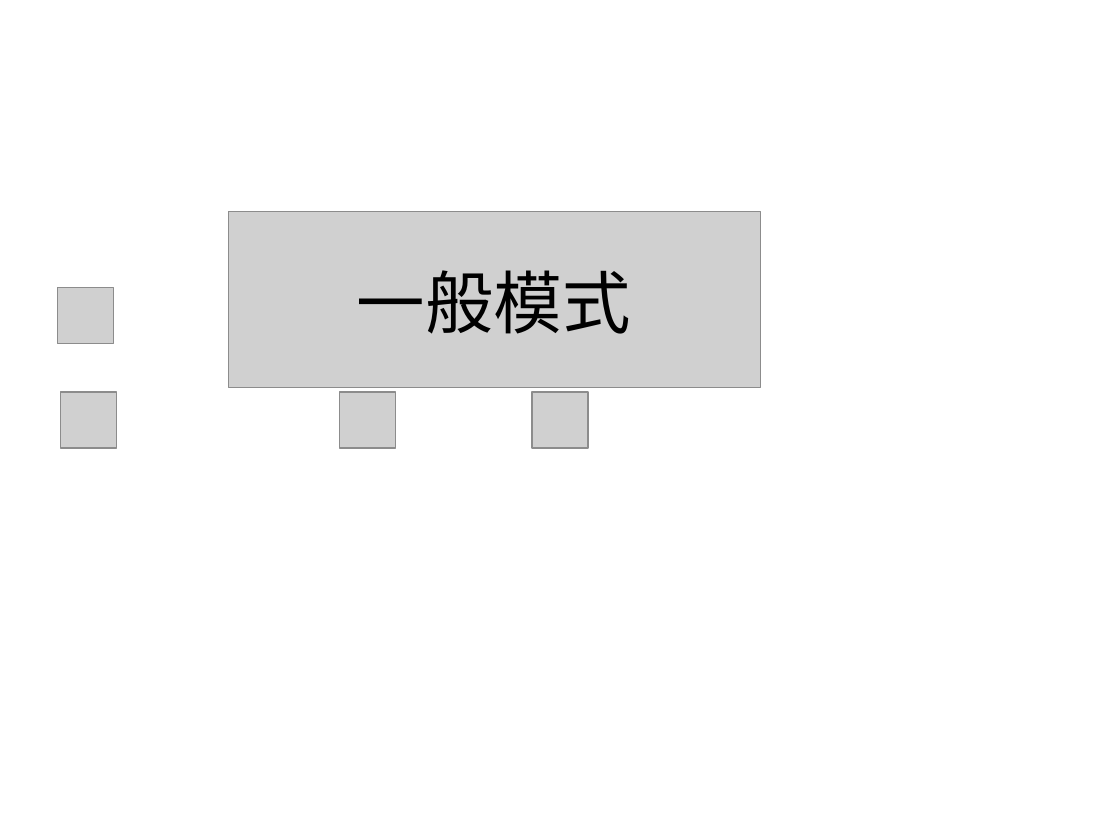
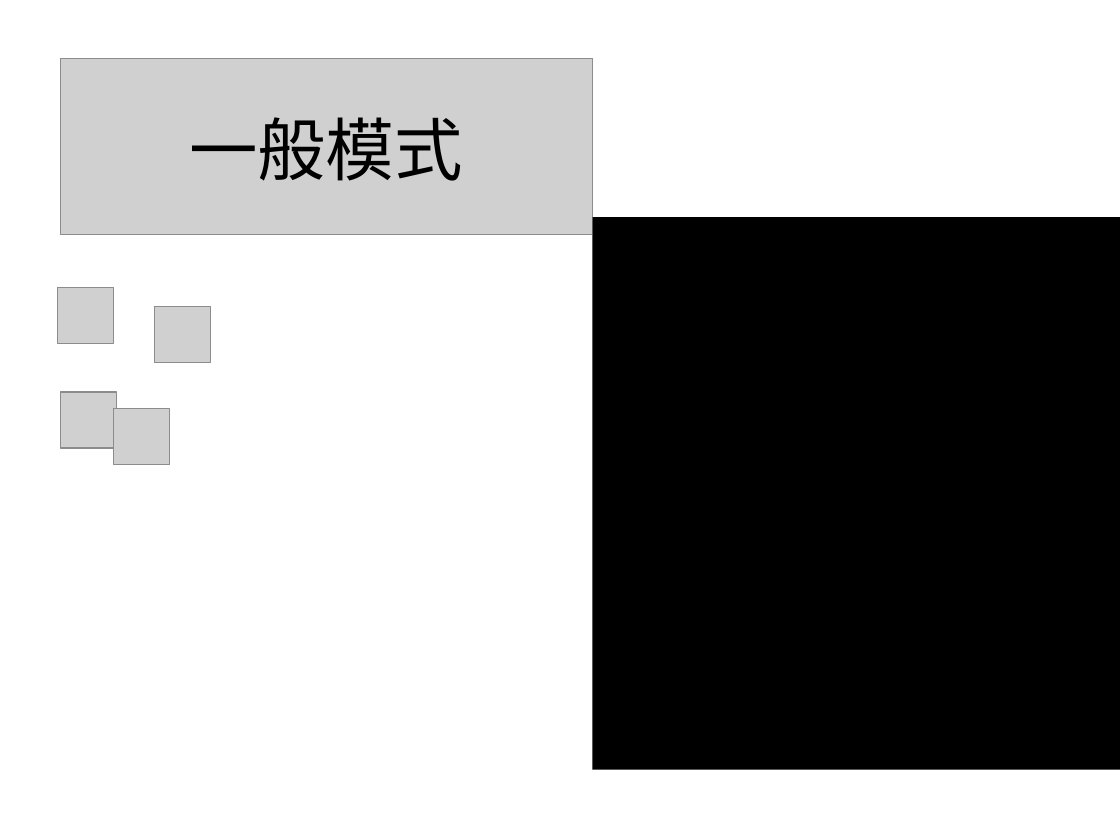
Before and after one commit to Fergus4506/window_coding, a slide deck: slide 1 of final_project/mk_icon.pptx. Drawn at 1120x840 pixels with LibreOffice and Linux fonts; fonts in the diff are those of the drawing; grey boxes stand for pictures. Boxes give left, top, right and bottom in pixels: in the first picture for what was removed or moved away, otherwise in the second. Text is boxed around its words. In the diff, an @@ line names an element or a change of style, - is before the commit and + after.

```diff
--- a/final_project/mk_icon.pptx
+++ b/final_project/mk_icon.pptx
@@ picture: place and size @@
-picture at [228,212,760,388]
+picture at [60,58,592,234]
@@ title "一般模式": place and size @@
-title "一般模式" at [357,270,631,334]
+title "一般模式" at [189,117,463,181]
@@ picture added at [592,217,1120,769] @@
@@ rectangle added at [592,217,1120,769], fill #000000 @@
@@ picture: place and size @@
-picture at [532,392,588,448]
+picture at [155,307,211,363]
@@ picture: place and size @@
-picture at [339,392,395,448]
+picture at [113,409,169,465]
```
Also in this commit, not shown: 29 other files.
